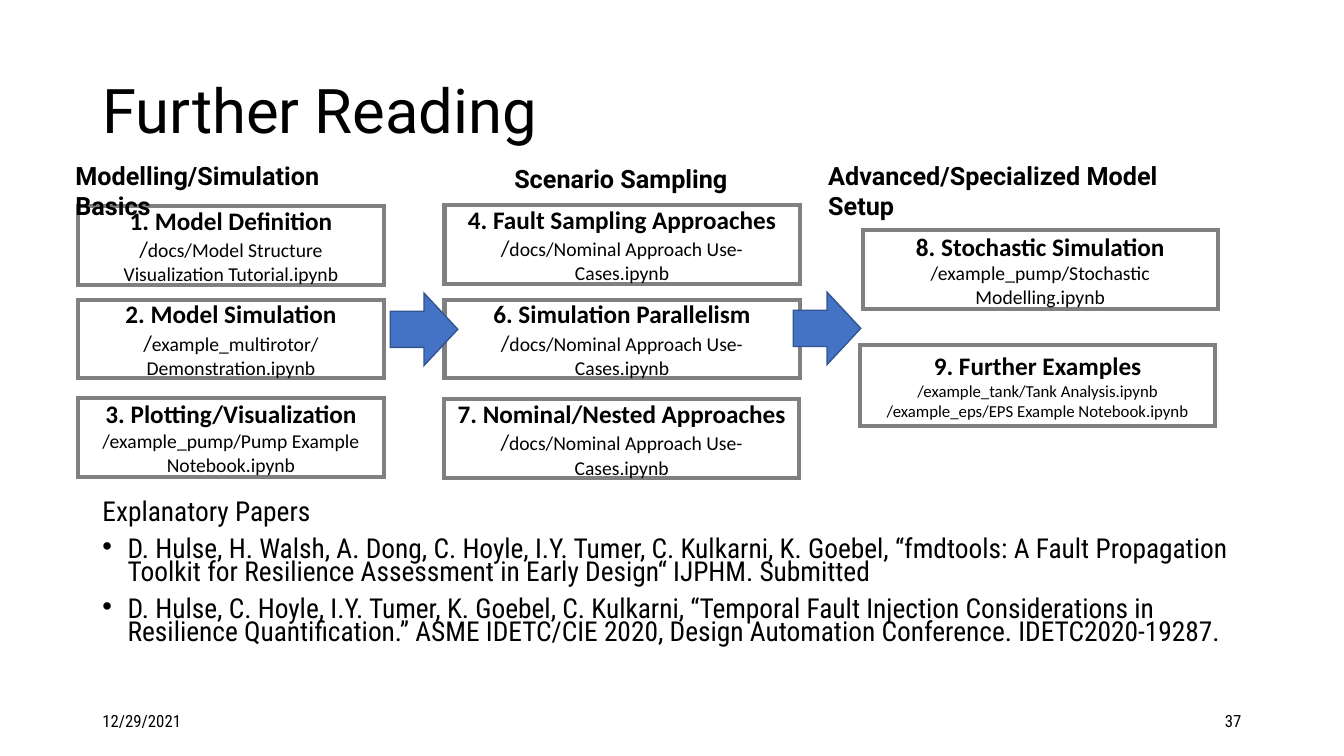
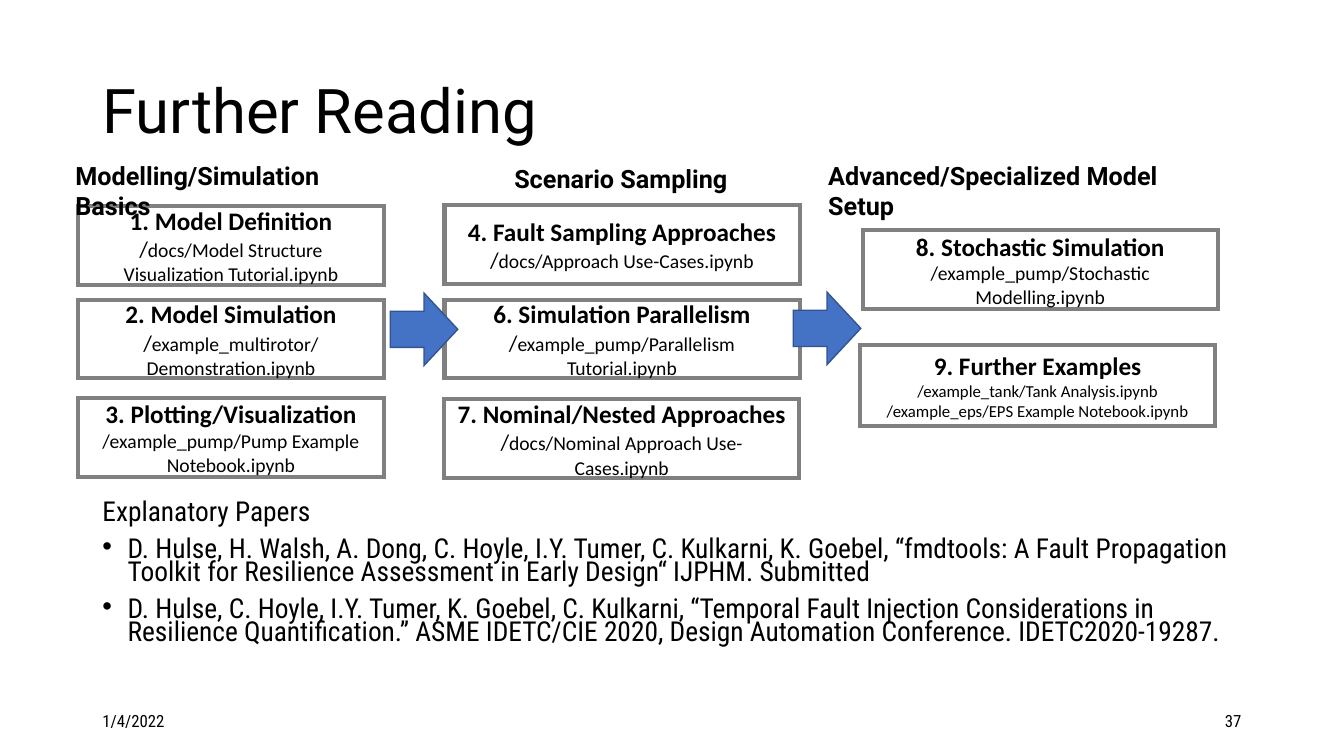
Before and after one commit to nasa/fmdtools, a slide deck: slide 37 of docs/Intro to fmdtools.pptx. Drawn at 1344x756 pixels with LibreOffice and Linux fonts; fonts in the diff are those of the drawing. Boxes give left, top, right and bottom in pixels: in the first picture for what was removed or moved away, otherwise in the second. Text is boxed around its words. In the diff, an @@ line names an element or a change of style, - is before the commit and + after.

```diff
--- a/docs/Intro to fmdtools.pptx
+++ b/docs/Intro to fmdtools.pptx
@@ text in rectangle at [499, 254, 753, 271]: text changed @@
-/docs/Nominal Approach Use-Cases.ipynb
+/docs/Approach Use-Cases.ipynb
@@ text in rectangle at [518, 337, 735, 354]: text changed @@
-/docs/Nominal Approach Use-Cases.ipynb
+/example_pump/Parallelism Tutorial.ipynb
@@ text at [102, 715, 164, 728]: text changed @@
-12/29/2021
+1/4/2022
```
Also in this commit, not shown: 37 other slides changed, 15 other files.
